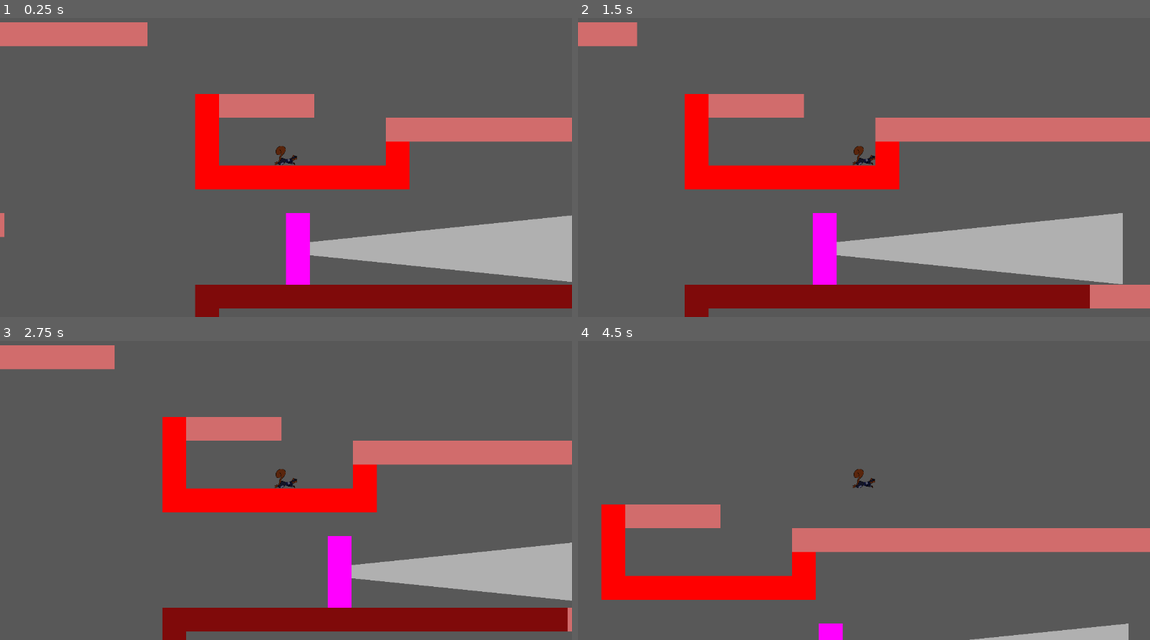
Above: before the commit, frames 1-4 (two rows, left to right).
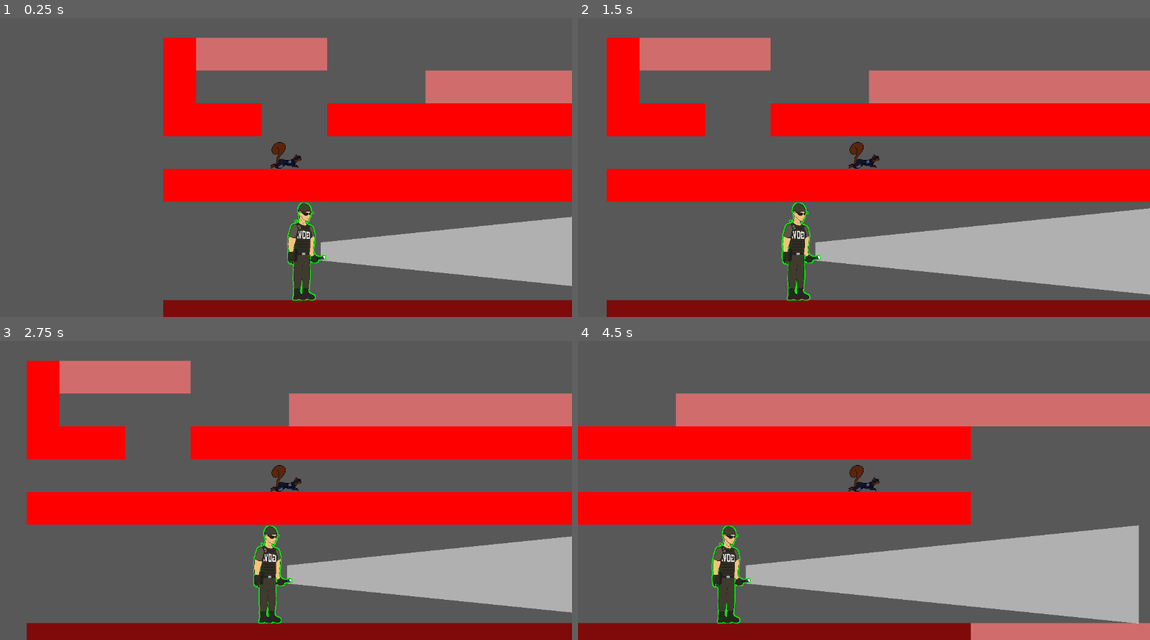
Above: after the commit, the same moments.

Repository: SupermanBritt/OperationNUTS
Game: Godot game, scene res://Scenes/testing.tscn
The game is run twice, just before and just after one commit, with the same random seed, the same clock (stepped at 60 frames per second) and the same inputs.
Inputs:
- Up to frame 1 (0.25 s): no input
- Up to frame 2 (1.5 s): hold Right (move_right) from 0.53 s (still down); tap Shift (vent) at 0.6, 1.35 s; tap Space (jump) at 0.77 s
- Up to frame 3 (2.75 s): tap Space (jump) at 1.52 s; release Right (move_right) at 2.03 s; hold Left (move_left) from 2.03 s (still down); tap Shift (vent) at 2.1 s
- Up to frame 4 (4.5 s): release Left (move_left) at 2.78 s; hold Right (move_right) 2.78-4.28 s; tap Shift (vent) at 2.85, 3.6, 4.35 s; tap Space (jump) at 3.02, 3.77 s; hold Left (move_left) from 4.28 s (still down)

The runs differ from the first frame. In frame 1, 31% of the frame differs, in the area x 0-100%, y 1-100%; in frame 2, 42%; in frame 3, 43%; in frame 4, 51%, in the area x 0-100%, y 17-100%.

Commit message:
Added glow

Diff:
--- a/Scenes/testing.tscn
+++ b/Scenes/testing.tscn
@@ -82,18 +82,18 @@
 [node name="testing" type="Node2D"]
 
 [node name="Sprite2D" type="Sprite2D" parent="."]
-position = Vector2(2912, 1568)
+position = Vector2(2920, 1824)
 scale = Vector2(158.712, 94.5908)
 texture = ExtResource("1_hbjj8")
 
 [node name="Squirrel" parent="." instance=ExtResource("1_nn10j")]
-position = Vector2(-3112, -15896)
+position = Vector2(-3152, -15232)
 
 [node name="TileMap" type="TileMap" parent="."]
 tile_set = SubResource("TileSet_aa4oc")
 format = 2
 layer_0/name = "FloorAndWalls"
-layer_0/tile_data = PackedInt32Array(-65565, 1, 0, -65564, 1 …(9263 unchanged characters)… 1, 0, -1441824, 1, 0, -1507360, 1, 0, -1638408, 1, 0, -1638407, 1, 0, -1638406, 1, 0, -1638405, 1, 0, -1638404, 1, 0, -1638403, 1, 0, -1638402, 1, 0, -1638401, 1, 0, -1703937, 1, 0, -1638409, 1, 0, -1703945, 1, 0, -1769481, 1, 0, -1835017, 1, 0)
+layer_0/tile_data = PackedInt32Array(-65565, 1, 0, -65564, 1 …(9263 unchanged characters)… 1, 0, -1441824, 1, 0, -1507360, 1, 0, -1703937, 1, 0, -1703945, 1, 0, -1769481, 1, 0, -1835017, 1, 0, -1572873, 1, 0, -1572872, 1, 0, -1572871, 1, 0, -1572870, 1, 0, -1572869, 1, 0, -1572868, 1, 0, -1572867, 1, 0, -1572866, 1, 0, -1572865, 1, 0, -1638400, 1, 0, -1638399, 1, 0, -1638398, 1, 0, -1638397, 1, 0, -1638396, 1, 0, -1638395, 1, 0, -1638394, 1, 0, -1638393, 1, 0, -1703944, 1, 0, -1703943, 1, 0, -1703940, 1, 0, -1703939, 1, 0, -1703938, 1, 0, -1769472, 1, 0, -1769471, 1, 0, -1769470, 1, 0, -1769469, 1, 0, -1769468, 1, 0, -1769467, 1, 0, -1769466, 1, 0, -1769465, 1, 0)
 
 [node name="Debugger" type="Sprite2D" parent="."]
 visible = false
--- a/Sprites/Enemy.tscn
+++ b/Sprites/Enemy.tscn
@@ -1,29 +1,40 @@
-[gd_scene load_steps=8 format=3 uid="uid://btkbvpehjqw01"]
+[gd_scene load_steps=10 format=3 uid="uid://btkbvpehjqw01"]
 
 [ext_resource type="Script" path="res://Scripts/Enemy.gd" id="1_3338g"]
 [ext_resource type="Texture2D" uid="uid://donxcre54cw0p" path="res://Textures/flashlight.png" id="2_txfa5"]
+[ext_resource type="Shader" path="res://Sprites/EnemyShader.gdshader" id="2_wod24"]
 [ext_resource type="Script" path="res://Scripts/EnemyHitbox.gd" id="2_wul0i"]
+[ext_resource type="Texture2D" uid="uid://cpm514xedsxws" path="res://Textures/Enemy v02.png" id="3_op6mw"]
 [ext_resource type="Script" path="res://Scripts/FlashlightDetection.gd" id="3_yago7"]
 
-[sub_resource type="PlaceholderTexture2D" id="PlaceholderTexture2D_de522"]
-size = Vector2(600, 1800)
+[sub_resource type="ShaderMaterial" id="ShaderMaterial_8luqf"]
+shader = ExtResource("2_wod24")
+shader_parameter/rainbow = false
+shader_parameter/line_color = Color(0, 1, 0, 1)
+shader_parameter/line_scale = 15.0
+shader_parameter/frequency = 0.5
+shader_parameter/light_offset = 0.5
+shader_parameter/alpha = 1.0
 
 [sub_resource type="RectangleShape2D" id="RectangleShape2D_jwkg5"]
 size = Vector2(500, 50)
 
-[sub_resource type="RectangleShape2D" id="RectangleShape2D_y41t1"]
-size = Vector2(600, 1800)
+[sub_resource type="CapsuleShape2D" id="CapsuleShape2D_k15w0"]
+radius = 310.0
+height = 1800.0
 
 [node name="Enemy" type="CharacterBody2D" groups=["enemy"]]
 script = ExtResource("1_3338g")
 metadata/_edit_lock_ = true
 
 [node name="Sprite2D" type="Sprite2D" parent="."]
-texture = SubResource("PlaceholderTexture2D_de522")
+material = SubResource("ShaderMaterial_8luqf")
+texture = ExtResource("3_op6mw")
+flip_h = true
 metadata/_edit_lock_ = true
 
 [node name="FloorDetection" type="CollisionShape2D" parent="."]
-position = Vector2(0, 875)
+position = Vector2(0, 860)
 shape = SubResource("RectangleShape2D_jwkg5")
 metadata/_edit_lock_ = true
 
@@ -32,7 +43,7 @@
 metadata/_edit_lock_ = true
 
 [node name="CollisionShape2D" type="CollisionShape2D" parent="Hitbox"]
-shape = SubResource("RectangleShape2D_y41t1")
+shape = SubResource("CapsuleShape2D_k15w0")
 
 [node name="Flashlight" type="Area2D" parent="."]
 position = Vector2(2100, 0)
--- /dev/null
+++ b/Sprites/EnemyShader.gdshader
@@ -0,0 +1,35 @@
+shader_type canvas_item;
+
+uniform bool rainbow  = false; //Activate the rainbow or select you color
+uniform vec4 line_color : source_color = vec4(1.0, 1.0, 1.0, 1.0);//color line
+uniform float line_scale : hint_range(0, 20) = 1.2;    // thickness of the line
+uniform float frequency : hint_range(0.0, 2.0) = 0.5;  // frequency of the rainbow
+uniform float light_offset : hint_range(0.00001, 1.0) = 0.5;   // this offsets all color channels;
+uniform float alpha : hint_range(0.0, 1.0) = 1.0;
+
+void fragment() {
+	vec2 size = TEXTURE_PIXEL_SIZE * line_scale;
+
+	float outline = texture(TEXTURE, UV + vec2(-size.x, 0)).a;
+	outline += texture(TEXTURE, UV + vec2(0, size.y)).a;
+	outline += texture(TEXTURE, UV + vec2(size.x, 0)).a;
+	outline += texture(TEXTURE, UV + vec2(0, -size.y)).a;
+	outline += texture(TEXTURE, UV + vec2(-size.x, size.y)).a;
+	outline += texture(TEXTURE, UV + vec2(size.x, size.y)).a;
+	outline += texture(TEXTURE, UV + vec2(-size.x, -size.y)).a;
+	outline += texture(TEXTURE, UV + vec2(size.x, -size.y)).a;
+	outline = min(outline, 1.0);
+
+	vec4 animated_line_color = vec4(light_offset + sin(2.0*3.14*frequency*TIME),
+							   light_offset + sin(2.0*3.14*frequency*TIME + radians(120.0)),
+							   light_offset + sin(2.0*3.14*frequency*TIME + radians(240.0)),
+							   alpha);
+
+	vec4 color = texture(TEXTURE, UV);
+	if (rainbow == true){//if rainbow is activated
+		COLOR = mix(color, animated_line_color, outline - color.a);
+	}
+	if (rainbow == false){//if rainbow not is activated and you pick a color
+		COLOR = mix(color, line_color , outline - color.a);
+	}
+}
--- a/Sprites/Squirrel.tscn
+++ b/Sprites/Squirrel.tscn
@@ -21,7 +21,7 @@
 metadata/_edit_lock_ = true
 
 [node name="Camera2D" type="Camera2D" parent="."]
-zoom = Vector2(0.08, 0.08)
+zoom = Vector2(0.11, 0.11)
 metadata/_edit_lock_ = true
 
 [node name="RayCast2DRight" type="RayCast2D" parent="."]
Binary file added: Textures/Enemy v02.png
Not shown, added: Textures/Enemy v02.png.import
